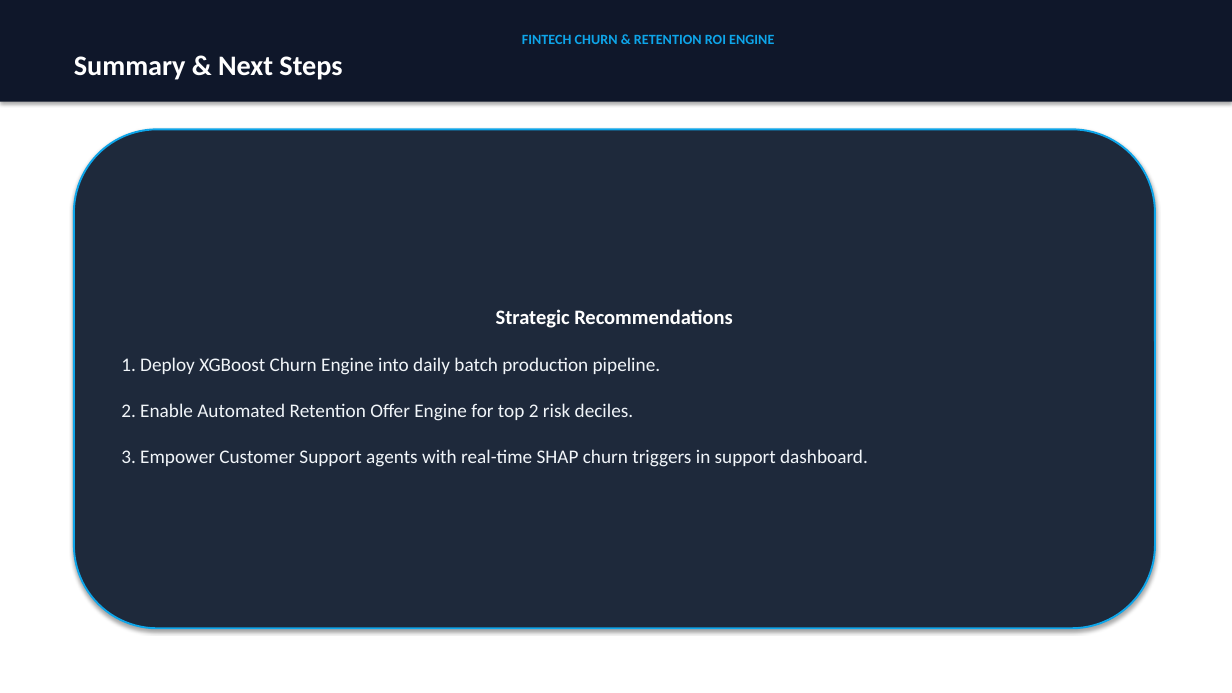
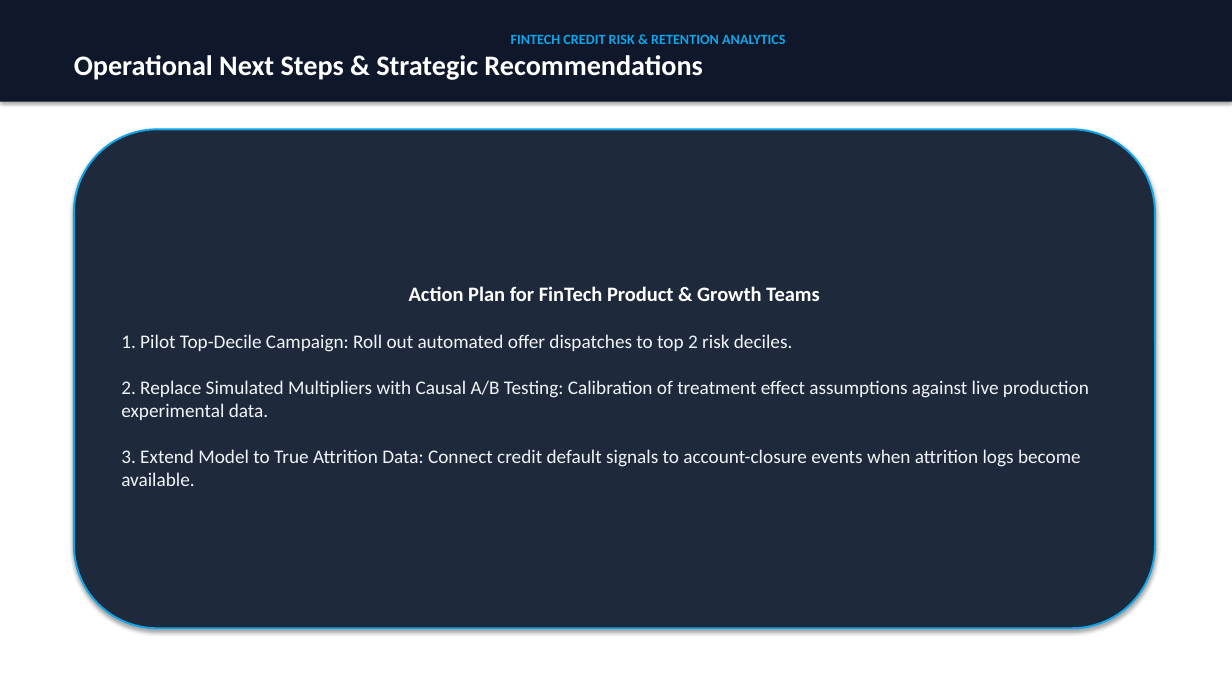
Before and after one commit to PriyankaHichkad/Fintech-Customer-Churn-Analytics, a slide deck: slide 7 of exports/FinTech_Churn_Retention_Strategy.pptx (slide 11 before the commit). Drawn at 1232x693 pixels with LibreOffice and Linux fonts; fonts in the diff are those of the drawing. Boxes give left, top, right and bottom in pixels: in the first picture for what was removed or moved away, otherwise in the second. Text is boxed around its words. In the diff, an @@ line names an element or a change of style, - is before the commit and + after.

```diff
--- a/exports/FinTech_Churn_Retention_Strategy.pptx
+++ b/exports/FinTech_Churn_Retention_Strategy.pptx
@@ text in rectangle at (x1=74, y1=34, x2=785, y2=80): text changed; size 11 to 22 pt; text colour #0EA5E9 to #FFFFFF @@
-FINTECH CHURN & RETENTION ROI ENGINE
-Summary & Next Steps
+FINTECH CREDIT RISK & RETENTION ANALYTICS
+Operational Next Steps & Strategic Recommendations
@@ text in rounded rectangle at (x1=121, y1=286, x2=1089, y2=486): text changed @@
-Strategic Recommendations
-1. Deploy XGBoost Churn Engine into daily batch production pipeline.
-2. Enable Automated Retention Offer Engine for top 2 risk deciles.
-3. Empower Customer Support agents with real-time SHAP churn triggers in support dashboard.
+Action Plan for FinTech Product & Growth Teams
+1. Pilot Top-Decile Campaign: Roll out automated offer dispatches to top 2 risk deciles.
+2. Replace Simulated Multipliers with Causal A/B Testing: Calibration of treatment effect assumptions against live production experimental data.
+3. Extend Model to True Attrition Data: Connect credit default signals to account-closure events when attrition logs become available.
```
Also in this commit, not shown: 2 other slides changed, 5 slides added, 8 slides removed, 5 other files.
